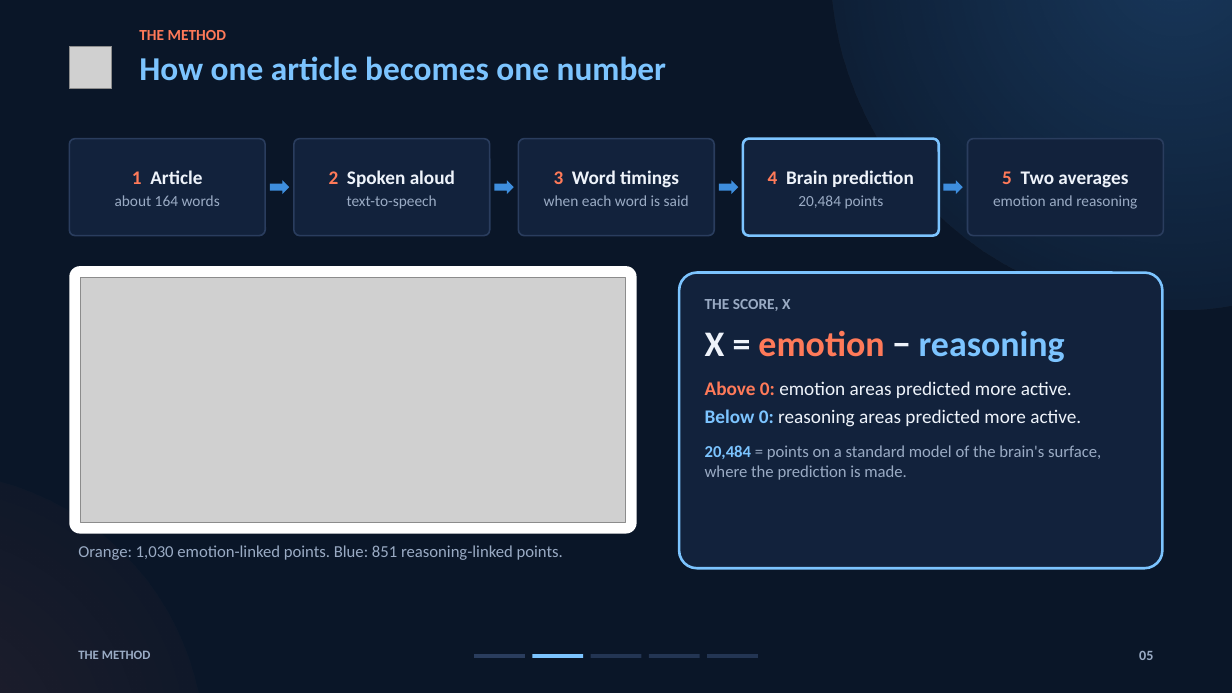
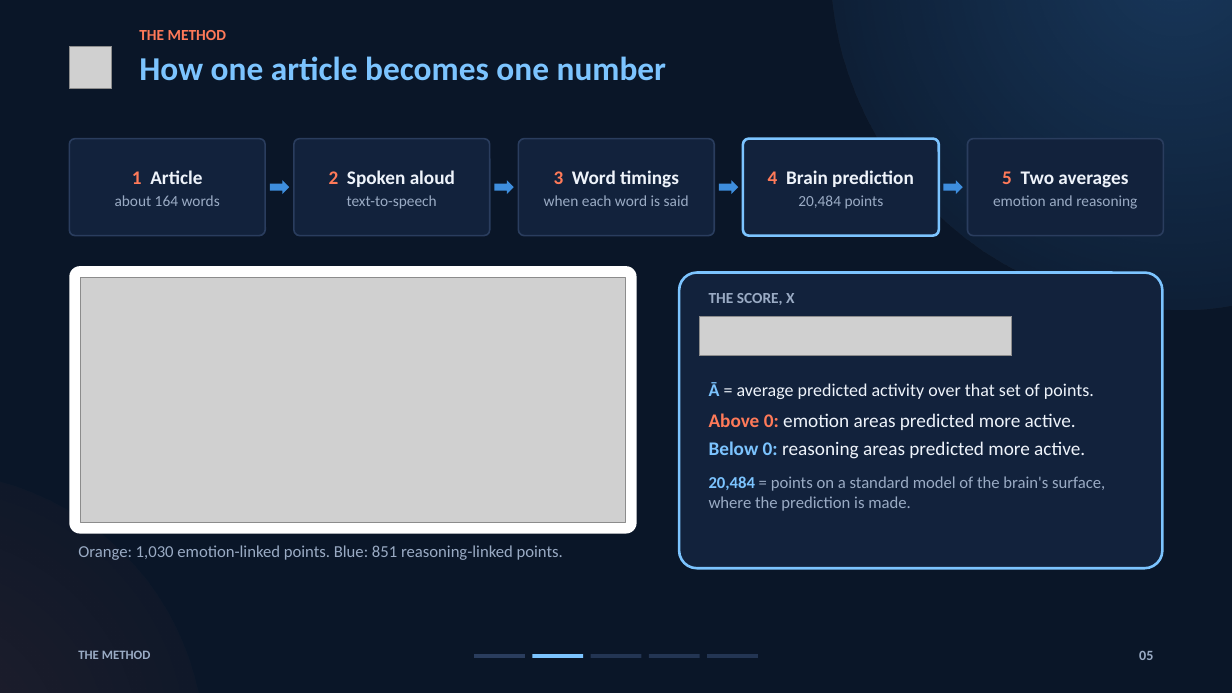
Before and after one commit to brn-mwai/monarch, a slide deck: slide 5 of docs/defence/Monarch_Supervisor_Deck.pptx. Drawn at 1232x693 pixels with LibreOffice and Linux fonts; fonts in the diff are those of the drawing; grey boxes stand for pictures. Boxes give left, top, right and bottom in pixels: in the first picture for what was removed or moved away, otherwise in the second. Text is boxed around its words. In the diff, an @@ line names an element or a change of style, - is before the commit and + after.

```diff
--- a/docs/defence/Monarch_Supervisor_Deck.pptx
+++ b/docs/defence/Monarch_Supervisor_Deck.pptx
@@ text in rounded rectangle at [705,299,1101,480]: text removed @@
-THE SCORE, X
-X = emotion − reasoning
-Above 0: emotion areas predicted more active.
-Below 0: reasoning areas predicted more active.
-20,484 = points on a standard model of the brain's surface, where the prediction is made.
@@ text added at [709,293,794,305], 12 pt, text #9AABC4, bold @@
+THE SCORE, X
@@ picture added at [700,316,1012,356] @@
@@ text added at [709,382,1105,511], 15 pt, text #EEF3FA @@
+Ā = average predicted activity over that set of points.
+Above 0: emotion areas predicted more active.
+Below 0: reasoning areas predicted more active.
+20,484 = points on a standard model of the brain's surface, where the prediction is made.
```
Also in this commit, not shown: 5 other slides changed, 21 other files.
